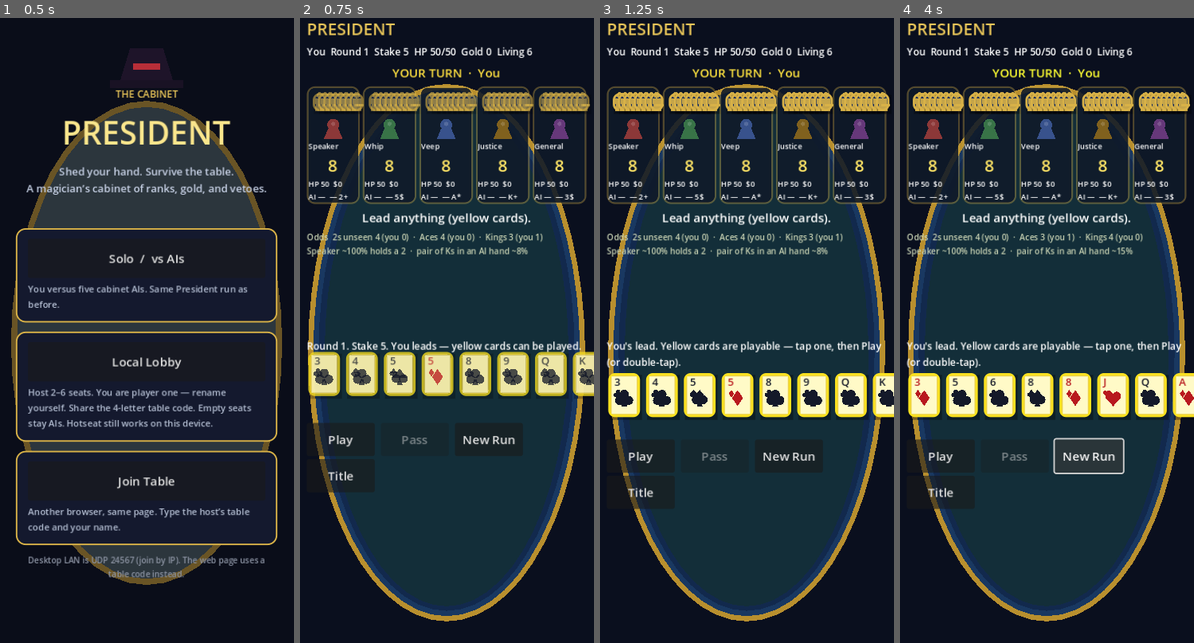
Above: before the commit, frames 1-4 (left to right).
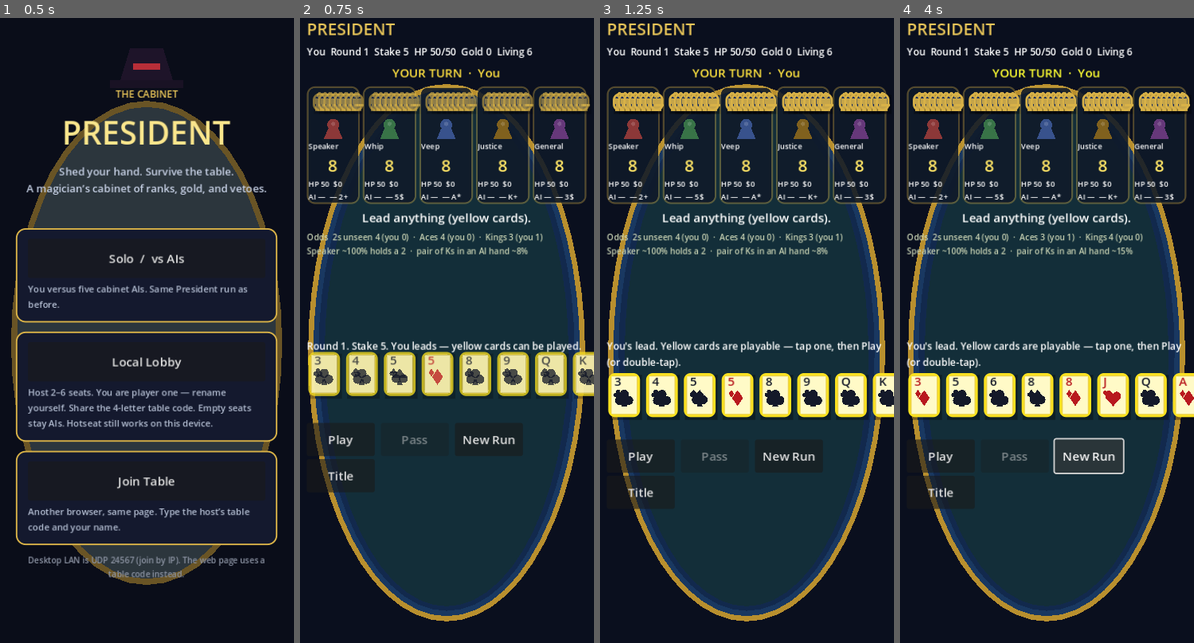
Above: after the commit, the same moments.

Repository: ContinuityDev/Solitaire-roguelike
Game: Godot game, scene res://scenes/main.tscn
Same seed, same stepped clock (60 frames per second), same inputs: the game is played once before the commit and once after it.
Inputs:
- Up to frame 1 (0.5 s): no input
- Up to frame 2 (0.75 s): click "Solo / vs AIs" at 0.5 s
- Up to frame 3 (1.25 s): no input
- Up to frame 4 (4 s): click "Play" at 1.25 s; click "Play" at 2 s; click "Play" at 2.75 s; click "New Run" at 3.5 s

Frame 1 is identical in both runs. In frame 2, 0.1% of the frame differs, in the area x 5-98%, y 54-56%; in frame 3, 0.2%, in the area x 5-98%, y 57-60%; in frame 4, 0.2%.

Commit message:
Show a buffed card’s true follow value in blue (#10)
* Show a buffed card's true follow value in blue

Power binds, Incumbent/Rally promotions, and Forge raise a card's
effective rank. The face now prints that value in blue so the buff
is obvious on a phone; unbuffed cards stay red/black.

* Keep the printed rank and badge the buff in blue

Hayden: do not replace the face. Suit-colored printed value stays
on the card; the effective follow rank is a blue 5 → 6 badge.

---------

Co-authored-by: Cursor Agent <cursoragent@cursor.com>

Diff:
--- a/scripts/card_data.gd
+++ b/scripts/card_data.gd
@@ -12,11 +12,15 @@
 var suit: int = 0
 var face_up: bool = false
 var enhancement: String = "" # EnhancementDB id, "" = none
+## Printed rank when the card was dealt. Incumbent / Rally / Forge raise
+## `rank` in place and leave this so the face can show the buff in blue.
+var origin_rank: int = 1
 
 func _init(p_rank: int = 1, p_suit: int = 0, p_face_up: bool = false) -> void:
 	rank = p_rank
 	suit = p_suit
 	face_up = p_face_up
+	origin_rank = p_rank
 
 func is_red() -> bool:
 	return suit == 1 or suit == 2
@@ -31,7 +35,10 @@
 	return "%s of %s" % [RankSystem.full_name(rank), SUIT_NAMES[clampi(suit, 0, 3)]]
 
 func pack() -> Array:
-	return [rank, suit, enhancement]
+	var row: Array = [rank, suit, enhancement]
+	if origin_rank > 0 and origin_rank != rank:
+		row.append(origin_rank)
+	return row
 
 static func unpack(row) -> CardData:
 	var a: Array = row if row is Array else []
@@ -41,6 +48,8 @@
 		true)
 	if a.size() > 2:
 		c.enhancement = str(a[2])
+	if a.size() > 3:
+		c.origin_rank = int(a[3])
 	return c
 
 static func pack_hand(cards: Array) -> Array:
--- a/scripts/card_view.gd
+++ b/scripts/card_view.gd
@@ -19,9 +19,16 @@
 var display_size: Vector2 = Vector2(W, H)
 var _last_processed_msec: int = 0
 var _last_tap_msec: int = 0
+## Dual rank: printed (suit color) + effective (blue badge) when buffed.
+var shown_value: String = ""
+var printed_label: String = ""
+var value_buffed: bool = false
+
+const BUFF_BLUE: Color = Color(0.08, 0.42, 0.98)
 
 func _init(p_card: CardData = null, p_size: Vector2 = Vector2(W, H)) -> void:
 	card = p_card
+	_sync_value(0)
 	set_display_size(p_size)
 	mouse_filter = MOUSE_FILTER_STOP
 
@@ -31,9 +38,21 @@
 	size = p_size
 	queue_redraw()
 
-func set_card(p_card: CardData) -> void:
+func set_card(p_card: CardData, power_bonus: int = 0) -> void:
 	card = p_card
+	_sync_value(power_bonus)
 	queue_redraw()
+
+func _sync_value(power_bonus: int = 0) -> void:
+	if card == null:
+		shown_value = ""
+		printed_label = ""
+		value_buffed = false
+		return
+	var d: Dictionary = RankSystem.buff_display(card, power_bonus)
+	shown_value = str(d.get("shown", ""))
+	printed_label = str(d.get("printed", RankSystem.short_label(card.rank)))
+	value_buffed = bool(d.get("buffed", false))
 
 func _gui_input(event: InputEvent) -> void:
 	var is_press: bool = false
@@ -93,21 +112,50 @@
 	if dimmed:
 		inner_col = Color(0.86, 0.86, 0.88)
 	draw_rect(inner, inner_col, true, -1.0, true)
-	var col: Color = Color(0.72, 0.10, 0.12) if card.is_red() else Color(0.08, 0.10, 0.16)
+	var suit_col: Color = Color(0.72, 0.10, 0.12) if card.is_red() else Color(0.08, 0.10, 0.16)
 	if dimmed:
-		col.a = 0.38
+		suit_col.a = 0.38
 	var s: float = clampf(size.x / W, 0.5, 1.25)
 	var font: Font = get_theme_default_font()
-	var label: String = RankSystem.short_label(card.rank)
-	draw_string(font, Vector2(inner.position.x + 3, inner.position.y + 18.0 * s), label, HORIZONTAL_ALIGNMENT_LEFT, -1, int(22.0 * s), col)
-	_draw_suit(inner.position + Vector2(12.0 * s, 34.0 * s), 8.0 * s, col, card.suit)
-	_draw_suit(inner.position + Vector2(inner.size.x * 0.5, inner.size.y * 0.58), 16.0 * s, col, card.suit)
+	var face_lab: String = printed_label if printed_label != "" else RankSystem.short_label(card.rank)
+	var rank_size: int = maxi(16, int(22.0 * s))
+	if face_lab.length() > 1:
+		rank_size = maxi(14, int(18.0 * s))
+	draw_string(font, Vector2(inner.position.x + 3, inner.position.y + 18.0 * s), face_lab, HORIZONTAL_ALIGNMENT_LEFT, -1, rank_size, suit_col)
+	if value_buffed and shown_value != "" and shown_value != face_lab:
+		if size.x >= 50.0:
+			var arrow_size: int = maxi(11, int(14.0 * s))
+			var face_w: float = font.get_string_size(face_lab, HORIZONTAL_ALIGNMENT_LEFT, -1, rank_size).x
+			var arrow_col: Color = BUFF_BLUE
+			if dimmed:
+				arrow_col.a = 0.55
+			draw_string(font, Vector2(inner.position.x + 3.0 + face_w, inner.position.y + 17.0 * s), "→", HORIZONTAL_ALIGNMENT_LEFT, -1, arrow_size, arrow_col)
+		_draw_buff_badge(font, rect, s, shown_value, dimmed)
+	_draw_suit(inner.position + Vector2(12.0 * s, 34.0 * s), 8.0 * s, suit_col, card.suit)
+	_draw_suit(inner.position + Vector2(inner.size.x * 0.5, inner.size.y * 0.58), 16.0 * s, suit_col, card.suit)
 	if RankSystem.is_bomb(card.rank):
 		var ribbon: Rect2 = Rect2(rect.position.x, rect.end.y - 16.0 * s, rect.size.x, 14.0 * s)
 		draw_rect(ribbon, Color(0.72, 0.10, 0.12, 0.92), true)
 		draw_string(font, Vector2(ribbon.position.x, ribbon.end.y - 3), "BOMB", HORIZONTAL_ALIGNMENT_CENTER, ribbon.size.x, int(10.0 * s), Color(1, 0.92, 0.55))
 	if card.enhancement == "steel":
 		draw_string(font, Vector2(rect.position.x + 2, rect.position.y + rect.size.y * 0.72), "STEEL", HORIZONTAL_ALIGNMENT_CENTER, rect.size.x - 4.0, int(9.0 * s), Color(0.55, 0.70, 0.95))
+
+func _draw_buff_badge(font: Font, rect: Rect2, s: float, label: String, is_dimmed: bool) -> void:
+	var badge_size: int = maxi(13, int(16.0 * s))
+	if label.length() > 1:
+		badge_size = maxi(11, int(13.0 * s))
+	var tw: float = font.get_string_size(label, HORIZONTAL_ALIGNMENT_LEFT, -1, badge_size).x
+	var pad: float = maxf(3.0, 4.0 * s)
+	var bw: float = tw + pad * 2.0
+	var bh: float = float(badge_size) + pad * 1.15
+	var bx: float = rect.end.x - bw - 4.0
+	var by: float = rect.position.y + 3.0
+	var bsb: StyleBoxFlat = StyleBoxFlat.new()
+	bsb.bg_color = Color(0.07, 0.36, 0.95, 0.55 if is_dimmed else 0.96)
+	bsb.set_corner_radius_all(maxi(4, int(6.0 * s)))
+	draw_style_box(bsb, Rect2(bx, by, bw, bh))
+	var ink: Color = Color(1.0, 1.0, 1.0, 0.7 if is_dimmed else 1.0)
+	draw_string(font, Vector2(bx, by + bh - pad * 0.3), label, HORIZONTAL_ALIGNMENT_CENTER, bw, badge_size, ink)
 
 func _draw_back(sb: StyleBoxFlat, rect: Rect2) -> void:
 	sb.bg_color = Color(0.10, 0.18, 0.36)
--- a/scripts/main.gd
+++ b/scripts/main.gd
@@ -310,6 +310,11 @@
 func _playing() -> bool:
 	return _table_layer != null and _table_layer.visible
 
+func _rank_power_bonus(seat: int, rank: int) -> int:
+	if run == null:
+		return 0
+	return run.rank_power_bonus(seat, rank)
+
 func _show_screen(which: String) -> void:
 	if _table_layer:
 		var on_table: bool = which == "table"
@@ -684,7 +689,7 @@
 		return
 	_award_rank_gold(seat, int(combo.get("rank", 0)))
 	_message("%s plays %s." % [run.name_of(seat), str(r.get("label", ""))])
-	await _fly_from(origins, combo)
+	await _fly_from(origins, combo, seat)
 	_refresh()
 	_lan_push()
 	_continue_turns()
@@ -717,7 +722,7 @@
 	_award_rank_gold(_view_seat, rank)
 	_message("%s plays %s." % [run.name_of(_view_seat), str(r.get("label", ""))])
 	_busy = true
-	await _fly_from(origins, combo)
+	await _fly_from(origins, combo, _view_seat)
 	_refresh()
 	_lan_push()
 	_continue_turns()
@@ -819,14 +824,16 @@
 func _trick_dest() -> Vector2:
 	return _trick_cards.global_position + Vector2(maxf(20.0, _trick_cards.size.x * 0.5 - 20.0), 10.0)
 
-func _fly_from(origins: Array, combo: Dictionary) -> void:
+func _fly_from(origins: Array, combo: Dictionary, seat: int = -1) -> void:
 	if origins.is_empty():
 		await get_tree().create_timer(0.12).timeout
 		return
 	var dest: Vector2 = _trick_dest()
 	var rank: int = int(combo.get("rank", 1))
+	var bonus: int = _rank_power_bonus(seat, rank) if seat >= 0 else 0
 	for i in range(origins.size()):
 		var ghost: CardView = CardView.new(CardData.new(rank, i % 4, true), _card_size)
+		ghost.set_card(ghost.card, bonus)
 		ghost.mouse_filter = Control.MOUSE_FILTER_IGNORE
 		_fly_layer.add_child(ghost)
 		ghost.global_position = origins[i]
@@ -1365,9 +1372,10 @@
 	if row_w < 20.0:
 		row_w = maxf(80.0, size.x - 20.0)
 	var start: float = maxf(8.0, row_w * 0.5 - _card_size.x * 0.5)
+	var trick_bonus: int = _rank_power_bonus(game.trick_player, game.trick_rank) if game.trick_player >= 0 else 0
 	for i in range(_trick_views.size()):
 		var v: CardView = _trick_views[i]
-		v.set_card(CardData.new(game.trick_rank, i % 4, true))
+		v.set_card(CardData.new(game.trick_rank, i % 4, true), trick_bonus)
 		v.set_display_size(_card_size)
 		v.position = Vector2(start + float(i) * 10.0, 6.0 + float(i) * 5.0)
 		v.rotation = 0.05 * float(i - 1)
@@ -1397,8 +1405,7 @@
 	for i in range(n):
 		var card: CardData = hand[i]
 		var cv2: CardView = _hand_views[i]
-		if cv2.card != card:
-			cv2.set_card(card)
+		cv2.set_card(card, _rank_power_bonus(_view_seat, card.rank))
 		cv2.set_display_size(_card_size)
 		cv2.selected = _trade_picks.has(card) if picking else _selected.has(card)
 		var legal: bool = yours and game.rank_is_legal(_view_seat, card.rank)
@@ -1631,7 +1638,7 @@
 	_message("%s plays %s." % [run.name_of(seat), str(r.get("label", ""))])
 	_lan_wait.clear()
 	_busy = true
-	await _fly_from(origins, combo)
+	await _fly_from(origins, combo, seat)
 	_refresh()
 	_lan_push()
 	_continue_turns()
--- a/scripts/rank.gd
+++ b/scripts/rank.gd
@@ -39,3 +39,34 @@
 
 static func is_bomb(rank: int) -> bool:
 	return rank == 2
+
+## Map a follow-power number back to a face label. 16+ is a bomb with extra
+## weight (Heavier Bombs) — there is no rank above 2, so that reads "2+".
+static func short_label_for_power(p: int) -> String:
+	if p >= 16:
+		return "2+"
+	if p == 15:
+		return "2"
+	if p == 14:
+		return "A"
+	if p >= 1 and p <= 13:
+		return short_label(p)
+	return str(p)
+
+## Face vs effective follow value. `power_bonus` is the seat-scoped +power bind
+## (Strong Fives, Ace Authority, …). Promotions/Forge keep `origin_rank`.
+## `{printed, shown, buffed}` — `printed` is the source rank (always drawn in
+## suit color); `shown` is the true follow value (blue badge when buffed).
+static func buff_display(card: CardData, power_bonus: int = 0) -> Dictionary:
+	if card == null:
+		return {"shown": "", "printed": "", "small": "", "buffed": false, "power": 0}
+	var face: int = card.rank
+	var origin: int = card.origin_rank if card.origin_rank > 0 else face
+	var power: int = president_power(face) + maxi(0, power_bonus)
+	var shown: String = short_label_for_power(power)
+	var face_lab: String = short_label(face)
+	var origin_lab: String = short_label(origin)
+	var buffed: bool = power > president_power(origin)
+	var printed: String = origin_lab if origin != face else face_lab
+	var small: String = printed if buffed and printed != shown else ""
+	return {"shown": shown, "printed": printed, "small": small, "buffed": buffed, "power": power}
--- a/tests/logic_test.gd
+++ b/tests/logic_test.gd
@@ -11,6 +11,22 @@
 
 func _init() -> void:
 	_check(RankSystem.short_label(1) == "A", "ace label")
+	_check(RankSystem.short_label_for_power(6) == "6", "power 6 is a 6")
+	_check(RankSystem.short_label_for_power(14) == "A", "power 14 is an Ace")
+	_check(RankSystem.short_label_for_power(15) == "2", "power 15 is a bomb")
+	_check(RankSystem.short_label_for_power(16) == "2+", "power 16 is a heavier bomb")
+	var nat: CardData = CardData.new(7, 0, true)
+	var nat_d: Dictionary = RankSystem.buff_display(nat, 0)
+	_check(not bool(nat_d["buffed"]) and str(nat_d["shown"]) == "7" and str(nat_d["printed"]) == "7", "unbuffed 7 stays a 7")
+	var five: CardData = CardData.new(5, 1, true)
+	var five_d: Dictionary = RankSystem.buff_display(five, 1)
+	_check(bool(five_d["buffed"]) and str(five_d["shown"]) == "6" and str(five_d["printed"]) == "5", "Strong Fives keep a printed 5 and a blue 6")
+	var ace_p: CardData = CardData.new(1, 0, true)
+	_check(str(RankSystem.buff_display(ace_p, 1)["shown"]) == "2", "Ace Authority reads as a blue 2")
+	var king_p: CardData = CardData.new(13, 0, true)
+	_check(str(RankSystem.buff_display(king_p, 1)["shown"]) == "A", "Kingmaker reads as a blue Ace")
+	var bomb_p: CardData = CardData.new(2, 0, true)
+	_check(str(RankSystem.buff_display(bomb_p, 1)["shown"]) == "2+", "Heavier Bombs read as 2+")
 	_check(RankSystem.president_power(3) < RankSystem.president_power(4), "3 lower than 4")
 	_check(RankSystem.president_power(1) > RankSystem.president_power(13), "Ace higher than King")
 	_check(RankSystem.president_power(2) > RankSystem.president_power(1), "2 bomb beats Ace")
@@ -301,6 +317,9 @@
 	_check(UpgradeDB.get_by_id("incumbent")["desc"].find("promote") >= 0, "incumbent promotes")
 	var c3: CardData = CardData.new(3, 0, true)
 	_check(CardForge.promote_card(c3) and c3.rank == 4, "promote 3→4")
+	_check(c3.origin_rank == 3, "promote keeps the printed origin")
+	var promo_d: Dictionary = RankSystem.buff_display(c3, 0)
+	_check(bool(promo_d["buffed"]) and str(promo_d["shown"]) == "4" and str(promo_d["printed"]) == "3", "Incumbent/Rally keeps a printed 3 and a blue 4")
 	var ace: CardData = CardData.new(1, 0, true)
 	_check(not CardForge.promote_card(ace) and ace.rank == 1, "Ace does not promote")
 	var bomb: CardData = CardData.new(2, 0, true)
@@ -310,6 +329,9 @@
 	var flab: String = CardForge.forge_bomb(forge_hand)
 	_check(flab != "" and forge_hand.size() == n_forge, "forge replaces in place")
 	_check((forge_hand[0] as CardData).rank == 2, "lowest card became a 2")
+	_check((forge_hand[0] as CardData).origin_rank == 4, "forge keeps the printed origin")
+	var forge_d: Dictionary = RankSystem.buff_display(forge_hand[0] as CardData, 0)
+	_check(bool(forge_d["buffed"]) and str(forge_d["shown"]) == "2" and str(forge_d["printed"]) == "4", "forged bomb keeps a printed 4 and a blue 2")
 	var promo_hand: Array = [CardData.new(3, 0, true), CardData.new(5, 1, true)]
 	var pn: int = promo_hand.size()
 	var plab: PackedStringArray = CardForge.promote_lowest(promo_hand, 2)
@@ -541,7 +563,13 @@
 	var crow: Array = cpack.pack()
 	var c2: CardData = CardData.unpack(crow)
 	_check(c2.rank == 12 and c2.suit == 2 and c2.enhancement == "steel", "card pack round-trips")
+	_check(c2.origin_rank == 12, "unpromoted pack keeps origin")
 	_check(cpack.matches_pack(crow), "card matches its pack")
+	var cprom: CardData = CardData.new(3, 0, true)
+	CardForge.promote_card(cprom)
+	var crow2: Array = cprom.pack()
+	var c3p: CardData = CardData.unpack(crow2)
+	_check(c3p.rank == 4 and c3p.origin_rank == 3, "promoted pack round-trips origin")
 
 	var pg: PresidentGame = PresidentGame.new()
 	pg.setup([0, 1, 2, 3], rng, 0, 0, 0, 0)
Not shown, changed: docs/index.pck
